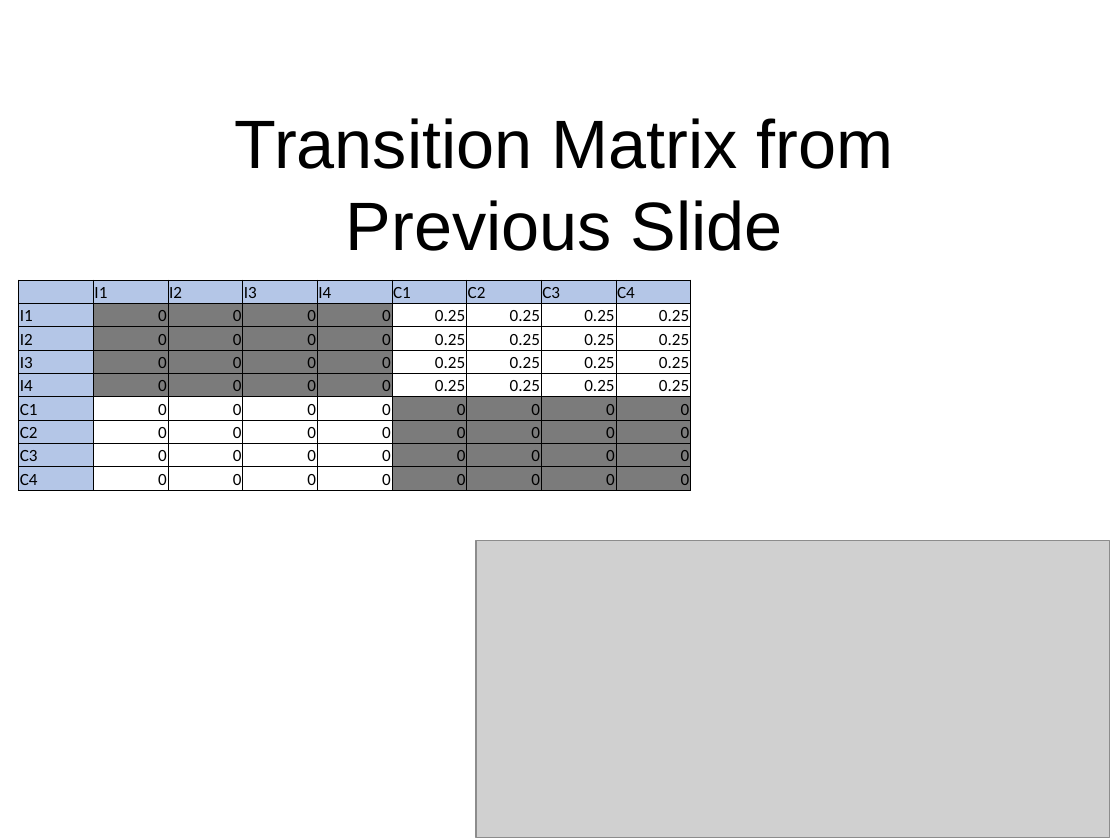
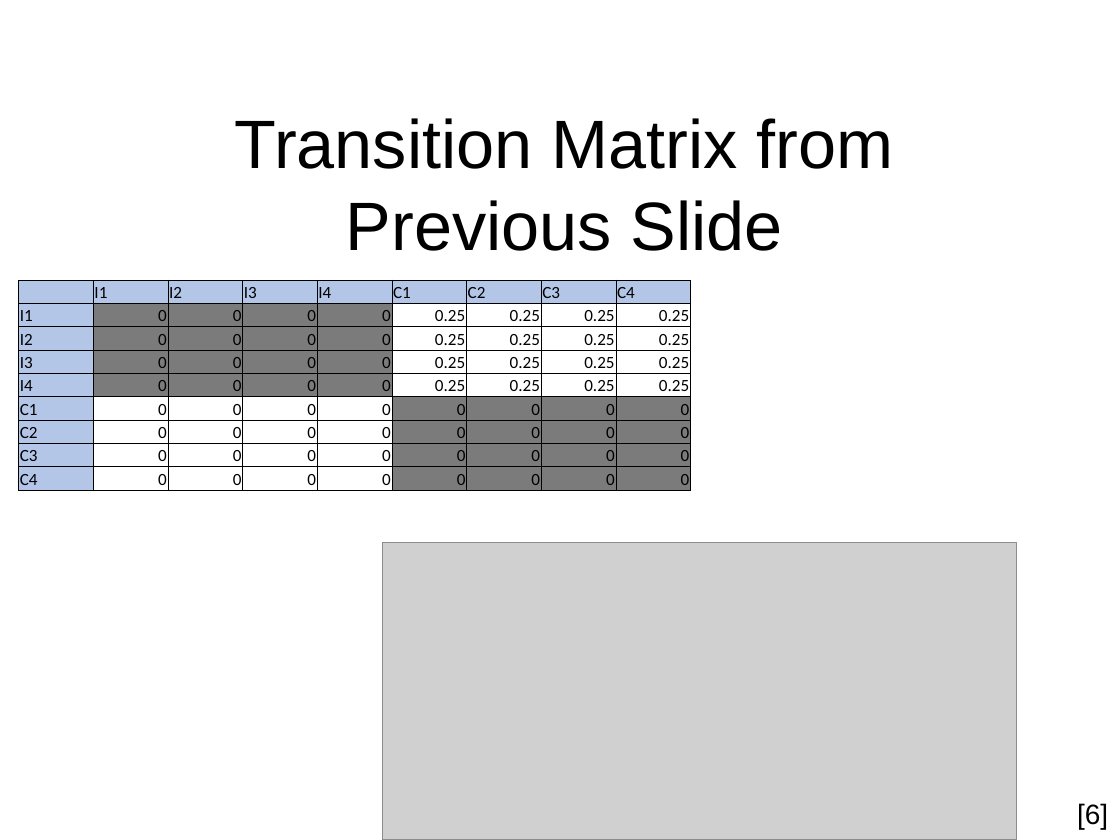
Before and after one commit to nicomp42/CS7081Spring2016Group01FinalProject, a slide deck: slide 4 of Team 01 Final Project.pptx. Drawn at 1120x840 pixels with LibreOffice and Linux fonts; fonts in the diff are those of the drawing; grey boxes stand for pictures; background and template pictures are left out. Boxes give left, top, right and bottom in pixels: in the first picture for what was removed or moved away, otherwise in the second. Text is boxed around its words. In the diff, an @@ line names an element or a change of style, - is before the commit and + after.

```diff
--- a/Team 01 Final Project.pptx
+++ b/Team 01 Final Project.pptx
@@ picture: place and size @@
-picture at (476,540,1110,838)
+picture at (383,542,1017,840)
@@ text added at (1077,803,1108,829), 18 pt, text #000000 @@
+[6]
```
Also in this commit, not shown: 1 other slide changed, 1 other file.
